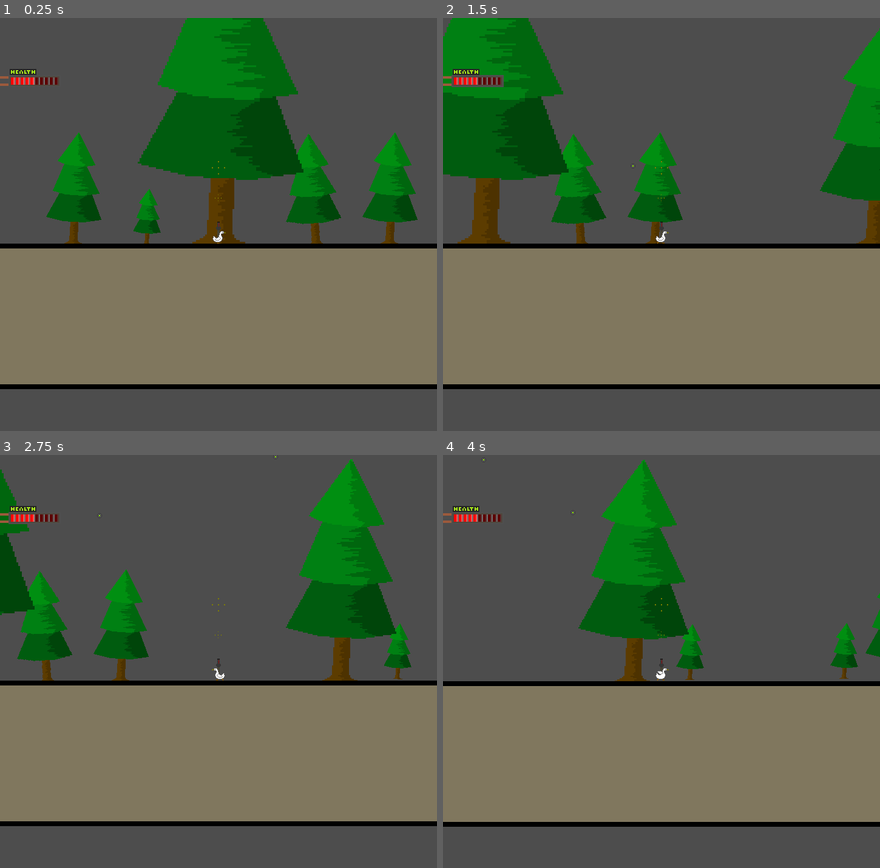
Above: before the commit, frames 1-4 (two rows, left to right).
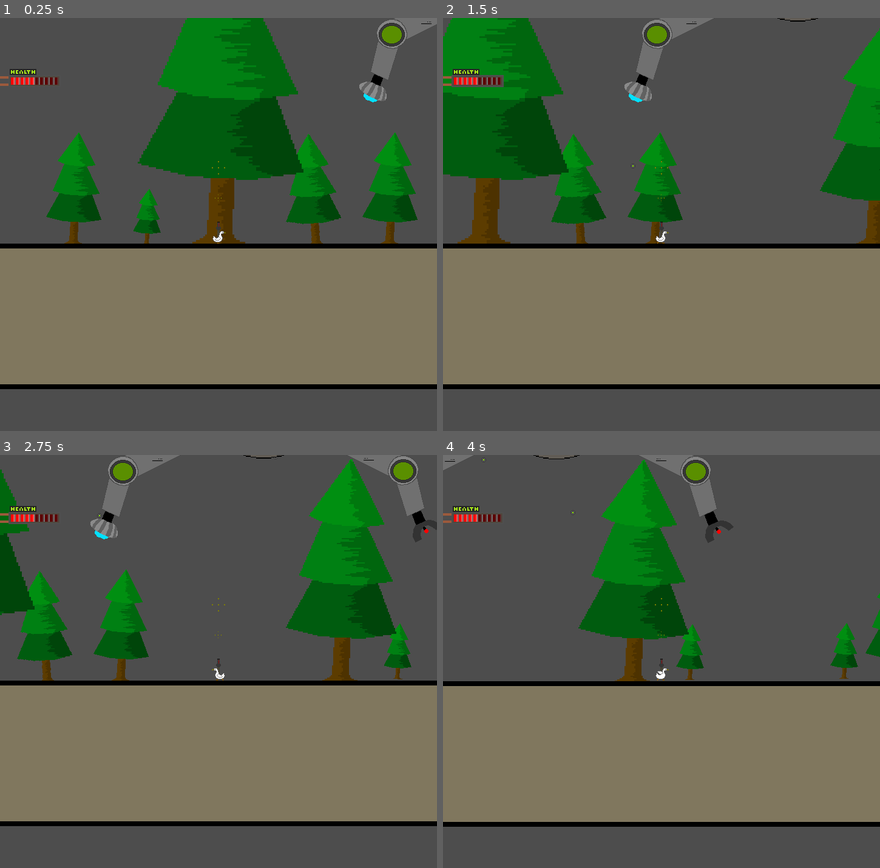
Above: after the commit, the same moments.

Repository: LumpyCrow/ultimate-boss-fight-against-god-himself
Game: Godot game, scene res://level_2_boss_arena.tscn
The game is run twice, just before and just after one commit, with the same random seed, the same clock (stepped at 60 frames per second) and the same inputs. This scene is started directly instead of the project's main scene.
Inputs:
- Up to frame 1 (0.25 s): no input
- Up to frame 2 (1.5 s): tap Enter (ui_accept) at 0.5, 0.77 s; hold D (Right) from 0.53 s (still down); tap Up (Fire) at 0.6, 1.35 s
- Up to frame 3 (2.75 s): tap Enter (ui_accept) at 1.52 s; release D (Right) at 2.03 s; hold A (Left) from 2.03 s (still down); tap Up (Fire) at 2.1 s
- Up to frame 4 (4 s): release A (Left) at 2.78 s; hold D (Right) from 2.78 s (still down); tap Up (Fire) at 2.85, 3.6 s; tap Enter (ui_accept) at 3.02, 3.77 s

The runs differ from the first frame. In frame 1, 1.0% of the frame differs, in the area x 82-100%, y 0-21%; in frame 2, 1.1%; in frame 3, 2.2%, in the area x 20-100%, y 0-22%; in frame 4, 1.3%.

Commit message:
began coding the boss

Diff:
--- /dev/null
+++ b/boss.gd
@@ -0,0 +1,18 @@
+extends CharacterBody2D
+
+
+const SPEED = 50.0
+var player = null
+var player_chase = false
+
+func _physics_process(delta: float) -> void:
+	if player_chase:
+		velocity += (player.position - position)/SPEED
+
+	move_and_slide()
+
+
+func _on_detection_area_body_entered(body: Node2D) -> void:
+	if body.is_in_group("player"):
+		player = body
+		player_chase = true
--- /dev/null
+++ b/boss.tscn
@@ -0,0 +1,63 @@
+[gd_scene load_steps=9 format=3 uid="uid://c8wvqkkkfr6h6"]
+
+[ext_resource type="Script" path="res://boss.gd" id="1_k2pdl"]
+[ext_resource type="Texture2D" uid="uid://8y1wubwrffbe" path="res://textures/bossbody.png" id="2_71omb"]
+[ext_resource type="Texture2D" uid="uid://ldokvrkegpj6" path="res://textures/boss/toprightarm.png" id="3_d45g2"]
+[ext_resource type="Texture2D" uid="uid://bod73wtog7jem" path="res://textures/boss/bottomrightarm.png" id="4_gxhjo"]
+[ext_resource type="Texture2D" uid="uid://dhamutvov6scc" path="res://textures/boss/topleftarm.png" id="5_3snox"]
+[ext_resource type="Texture2D" uid="uid://bk0sx07d0o0g3" path="res://textures/boss/bottomleftarm.png" id="6_5b3ui"]
+
+[sub_resource type="CircleShape2D" id="CircleShape2D_anfww"]
+radius = 113.018
+
+[sub_resource type="CircleShape2D" id="CircleShape2D_524jr"]
+radius = 301.841
+
+[node name="boss" type="CharacterBody2D"]
+collision_mask = 0
+script = ExtResource("1_k2pdl")
+
+[node name="Bossbody" type="Sprite2D" parent="."]
+scale = Vector2(1.5, 1.5)
+texture = ExtResource("2_71omb")
+
+[node name="arms" type="Node2D" parent="."]
+show_behind_parent = true
+
+[node name="toprightarm" type="Node2D" parent="arms"]
+position = Vector2(90, -66)
+
+[node name="Toprightarm" type="Sprite2D" parent="arms/toprightarm"]
+position = Vector2(87, -67)
+texture = ExtResource("3_d45g2")
+
+[node name="bottomrightarm" type="Node2D" parent="arms"]
+position = Vector2(90, 66)
+
+[node name="Bottomrightarm" type="Sprite2D" parent="arms/bottomrightarm"]
+position = Vector2(85, 67)
+texture = ExtResource("4_gxhjo")
+
+[node name="topleftarm" type="Node2D" parent="arms"]
+position = Vector2(-90, -66)
+
+[node name="Topleftarm" type="Sprite2D" parent="arms/topleftarm"]
+position = Vector2(-88, -66)
+texture = ExtResource("5_3snox")
+
+[node name="bottomleftarm" type="Node2D" parent="arms"]
+position = Vector2(-90, 66)
+
+[node name="Bottomleftarm" type="Sprite2D" parent="arms/bottomleftarm"]
+position = Vector2(-88, 67)
+texture = ExtResource("6_5b3ui")
+
+[node name="CollisionShape2D" type="CollisionShape2D" parent="."]
+shape = SubResource("CircleShape2D_anfww")
+
+[node name="detection_area" type="Area2D" parent="."]
+
+[node name="CollisionShape2D" type="CollisionShape2D" parent="detection_area"]
+shape = SubResource("CircleShape2D_524jr")
+
+[connection signal="body_entered" from="detection_area" to="." method="_on_detection_area_body_entered"]
--- a/level_2_boss_arena.tscn
+++ b/level_2_boss_arena.tscn
@@ -9,7 +9,7 @@
 [ext_resource type="Texture2D" uid="uid://bqkhaxftlk2cf" path="res://textures/tree.png" id="7_xpyu6"]
 [ext_resource type="Texture2D" uid="uid://iwoje7ukcyh5" path="res://textures/controlpad.png" id="8_ssqbg"]
 [ext_resource type="PackedScene" uid="uid://cyxbaveo4t0vj" path="res://cloud.tscn" id="8_ucqig"]
-[ext_resource type="Texture2D" uid="uid://8y1wubwrffbe" path="res://textures/bossbody.png" id="10_hs407"]
+[ext_resource type="PackedScene" uid="uid://c8wvqkkkfr6h6" path="res://boss.tscn" id="10_4coqm"]
 
 [sub_resource type="RectangleShape2D" id="RectangleShape2D_ka8wa"]
 size = Vector2(6019.5, 20)
@@ -291,7 +291,7 @@
 position = Vector2(4332, -4343)
 scale = Vector2(5, 5)
 
-[node name="Bossbody" type="Sprite2D" parent="."]
-position = Vector2(5949, -1231)
-scale = Vector2(1.5, 1.5)
-texture = ExtResource("10_hs407")
+[node name="boss" parent="." instance=ExtResource("10_4coqm")]
+position = Vector2(4884, -1550)
+collision_layer = 0
+collision_mask = 1
--- /dev/null
+++ b/mini_lazer.tscn
@@ -0,0 +1,15 @@
+[gd_scene load_steps=3 format=3 uid="uid://dwo43pjwb2o2u"]
+
+[ext_resource type="Texture2D" uid="uid://pmgu5qnvx670" path="res://textures/lazer.png" id="1_kmduw"]
+
+[sub_resource type="RectangleShape2D" id="RectangleShape2D_j3na3"]
+size = Vector2(9, 50)
+
+[node name="miniLazer" type="CharacterBody2D"]
+
+[node name="Lazer" type="Sprite2D" parent="."]
+texture = ExtResource("1_kmduw")
+
+[node name="CollisionShape2D" type="CollisionShape2D" parent="."]
+position = Vector2(0.5, 0)
+shape = SubResource("RectangleShape2D_j3na3")
--- a/player.tscn
+++ b/player.tscn
@@ -111,7 +111,7 @@
 "damage": SubResource("Animation_q4f7y")
 }
 
-[node name="player" type="CharacterBody2D"]
+[node name="player" type="CharacterBody2D" groups=["player"]]
 collision_layer = 3
 collision_mask = 5
 script = ExtResource("1_m8axc")
--- a/project.godot
+++ b/project.godot
@@ -20,6 +20,10 @@
 window/size/viewport_width=720
 window/size/viewport_height=720
 window/stretch/mode="canvas_items"
+
+[global_group]
+
+player=""
 
 [input]
 
Binary file added: textures/biglazer.png
Not shown, added: textures/biglazer.png.import
Renamed: textures/bosshealthsprites/bossbar.png -> textures/boss/bossbar.png
Not shown, added: textures/boss/bossbar.png.import
Binary file added: textures/boss/bottomleftarm.png
Not shown, added: textures/boss/bottomleftarm.png.import
Binary file added: textures/boss/bottomrightarm.png
Not shown, added: textures/boss/bottomrightarm.png.import
Binary file added: textures/boss/launcher.png
Not shown, added: textures/boss/launcher.png.import
Binary file added: textures/boss/minilazer.png
Not shown, added: textures/boss/minilazer.png.import
(and 6 more such lines)
